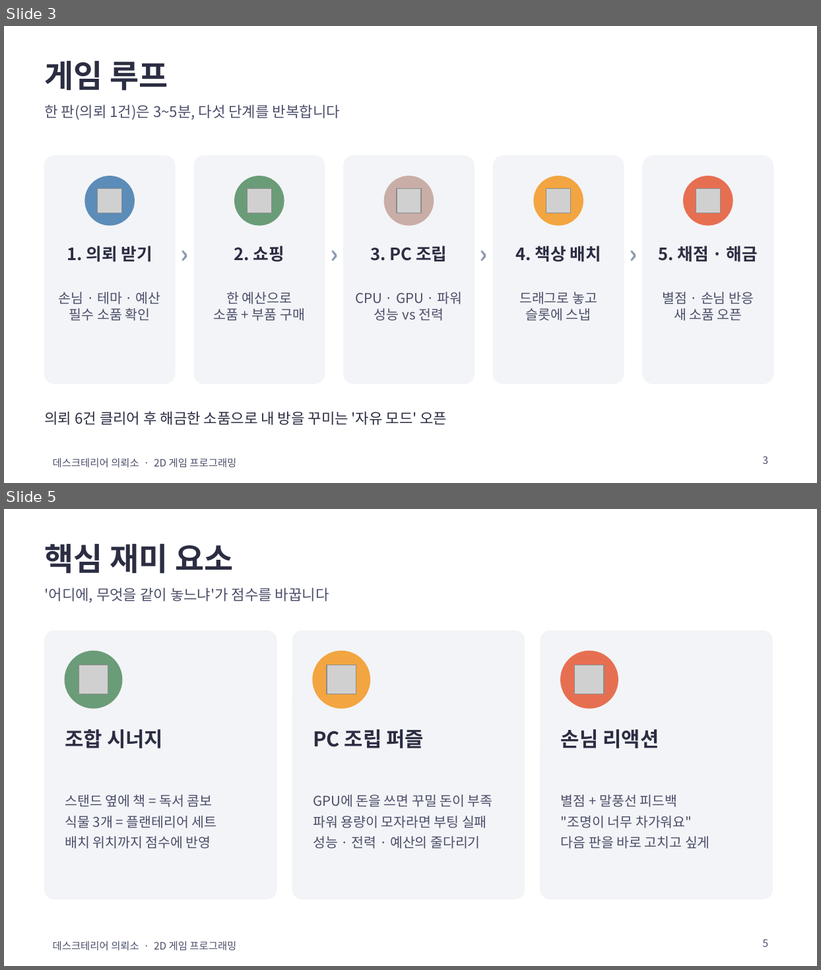
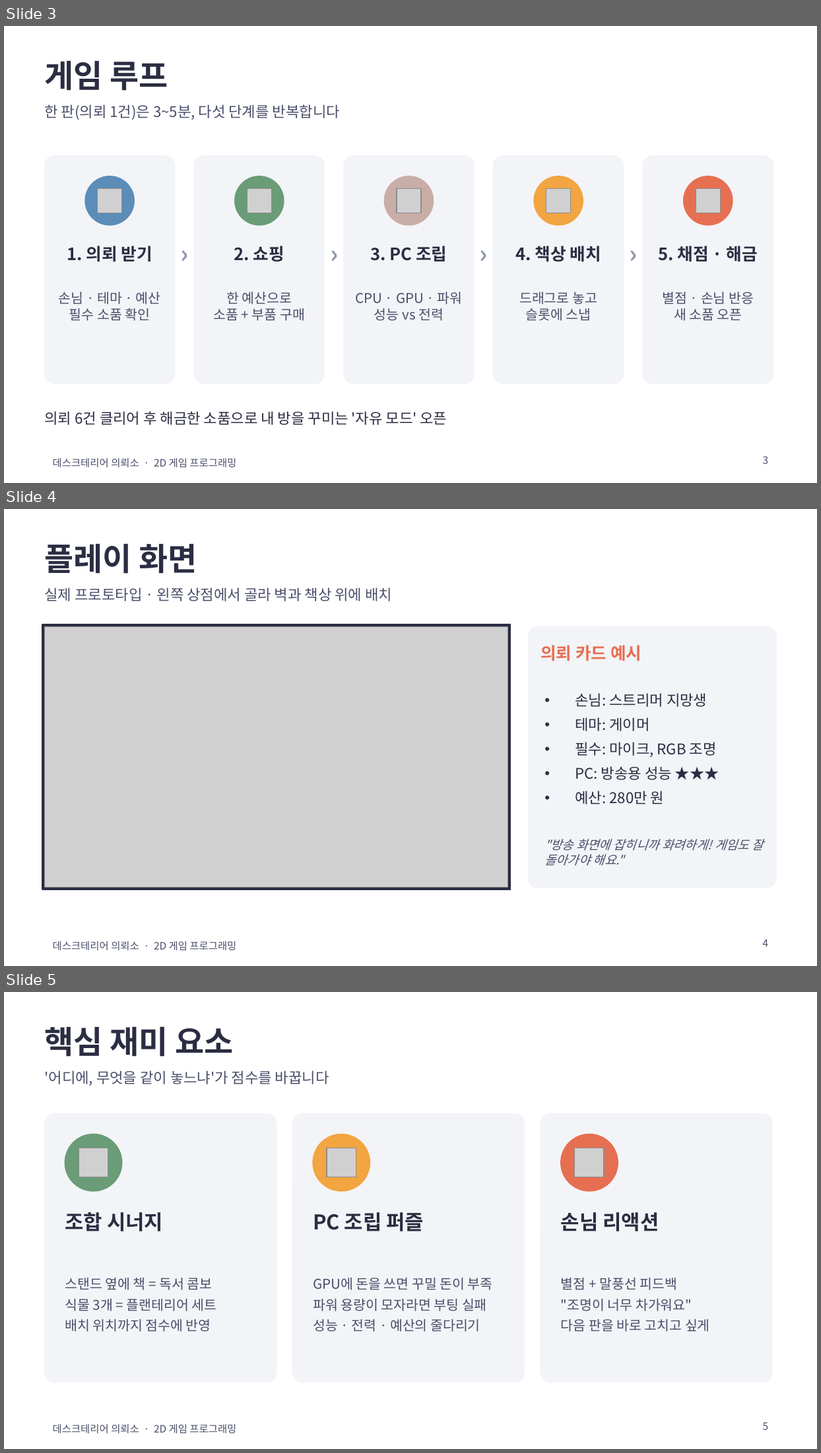
Before and after one commit to gladinoo/2DGAMEPROJECT, a slide deck: docs/데스크테리어의뢰소_발표.pptx. Shown one above the other, each under a label of ours: slides 3 and 5 before the commit, slides 3, 4 and 5 after it; the slides between them are not shown. The pictures are 821x970 and 821x1453 pixels, drawn with LibreOffice and Linux fonts; fonts in the diff are those of the drawing; grey boxes stand for pictures. Boxes give left, top, right and bottom in pixels: in the first picture for what was removed or moved away, otherwise in the second. Text is boxed around its words. In the diff, an @@ line names an element or a change of style, - is before the commit and + after.

```diff
--- a/docs/데스크테리어의뢰소_발표.pptx
+++ b/docs/데스크테리어의뢰소_발표.pptx
@@ slide 4 added at box(4, 509, 817, 966), background #FFFFFF; not listed: 1 template element that a slide beside it also shows @@
@@ text added at box(45, 543, 197, 574), 28 pt, text #2B2D42, bold @@
+플레이 화면
@@ text added at box(45, 588, 392, 601), 13 pt, text #4A4E69 @@
+실제 프로토타입 · 왼쪽 상점에서 골라 벽과 책상 위에 배치
@@ rectangle added at box(42, 625, 511, 890), fill #2B2D42, outline #2B2D42 1 pt @@
@@ picture added at box(45, 627, 508, 888) @@
@@ rounded rectangle added at box(529, 627, 776, 888), fill #F3F4F7, outline #F3F4F7 1 pt @@
@@ text added at box(541, 645, 642, 661), 15 pt, text #E76F51, bold @@
+의뢰 카드 예시
@@ text added at box(576, 693, 717, 805), 13 pt, text #2B2D42 @@
+• 손님: 스트리머 지망생
+• 테마: 게이머
+• 필수: 마이크, RGB 조명
+• PC: 방송용 성능 ★★★
+• 예산: 280만 원
@@ text added at box(545, 839, 764, 866), 11 pt, text #4A4E69, italic @@
+"방송 화면에 잡히니까 화려하게! 게임도 잘 돌아가야 해요."
@@ page number added at box(763, 939, 769, 947), 9 pt, text #4A4E69 @@
+4
```
Also in this commit, not shown: 2 slides changed, 1 other slide added, 1 slide removed, 6 other files.
